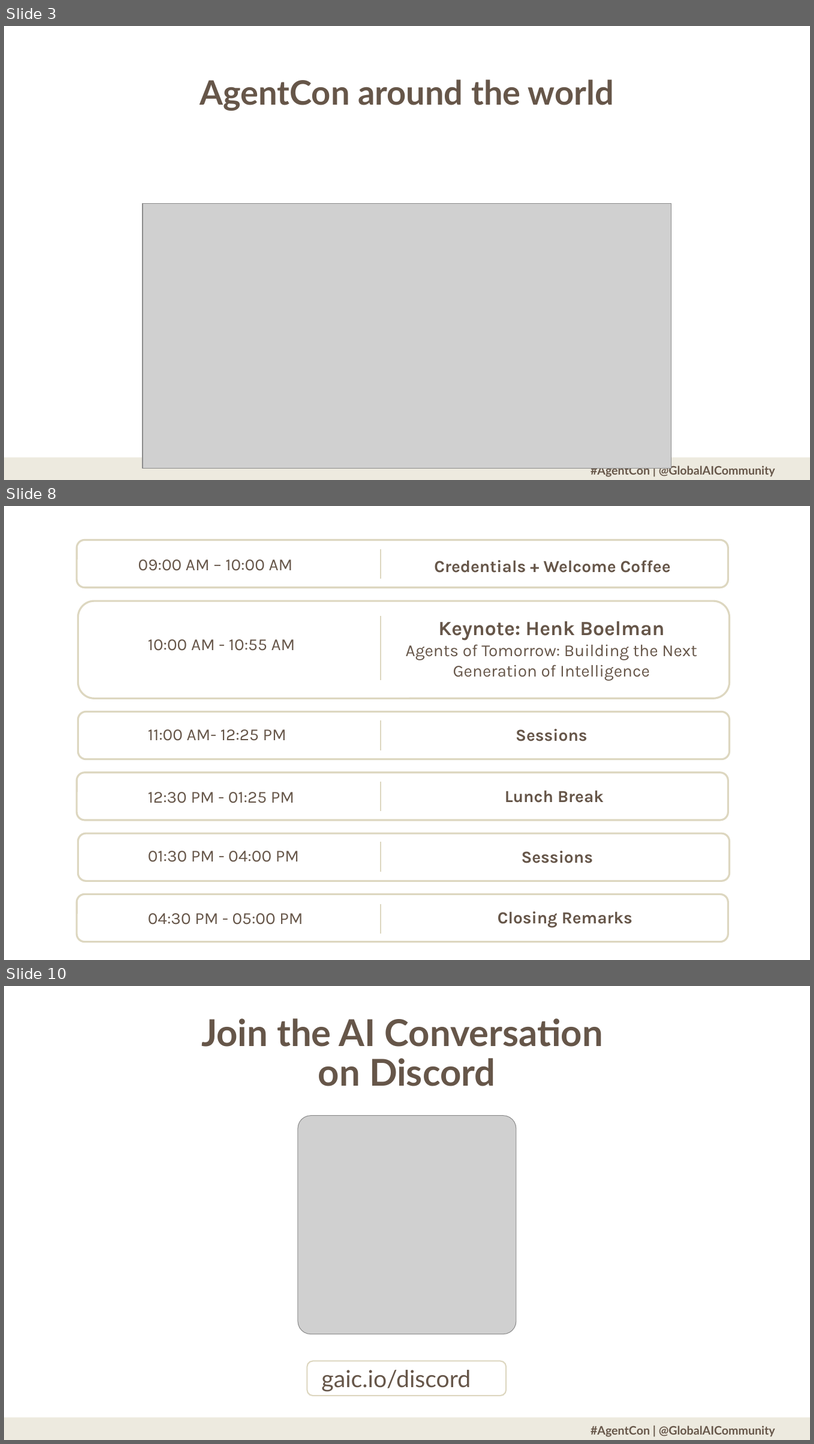
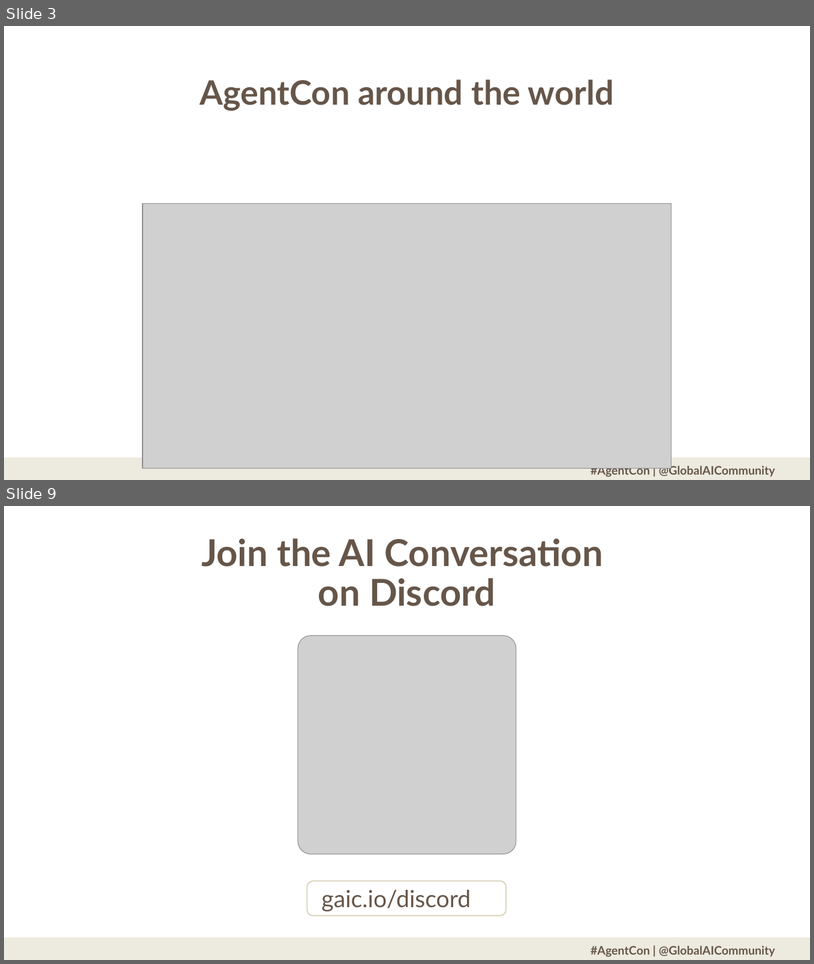
Before and after one commit to GlobalAICommunity/AgentCon, a slide deck: branding/wave-3/Utrecht/AgentCon-Opening Deck.pptx. Shown one above the other, each under a label of ours: slides 3, 8 and 10 before the commit, slides 3 and 9 after it; the slides between them are not shown. The pictures are 814x1444 and 814x964 pixels, drawn with LibreOffice and Linux fonts; fonts in the diff are those of the drawing; grey boxes stand for pictures; background and template pictures are left out. Boxes give left, top, right and bottom in pixels: in the first picture for what was removed or moved away, otherwise in the second. Text is boxed around its words. In the diff, an @@ line names an element or a change of style, - is before the commit and + after.

Commit message:
Update AgentCon opening deck (Utrecht)
Replace/update the AgentCon-Opening Deck PowerPoint under branding/wave-3/Utrecht. This is a binary PPTX file update (no textual diff); likely contains content or design changes to the opening presentation.

```diff
--- a/branding/wave-3/Utrecht/AgentCon-Opening Deck.pptx
+++ b/branding/wave-3/Utrecht/AgentCon-Opening Deck.pptx
@@ slide 8 removed at (4,506,810,960), background picture (left out) @@
@@ rounded rectangle removed at (77,540,729,588) @@
@@ text removed at (138,559,293,571) @@
-09:00 AM – 10:00 AM
@@ line removed from (381, 549) to (381, 579) @@
@@ text removed at (434,560,671,573) @@
-Credentials + Welcome Coffee
@@ rounded rectangle removed at (78,601,730,699) @@
@@ line removed from (381, 615) to (381, 680) @@
@@ text removed at (406,621,697,681) @@
-Keynote: Henk Boelman
-Agents of Tomorrow: Building the Next Generation of Intelligence
@@ text removed at (148,639,296,651) @@
-10:00 AM - 10:55 AM
@@ line removed from (381, 720) to (381, 750) @@
@@ rounded rectangle removed at (77,772,729,820) @@
@@ text removed at (148,792,294,803) @@
-12:30 PM - 01:25 PM
@@ line removed from (381, 781) to (381, 811) @@
@@ text removed at (505,790,604,802) @@
-Lunch Break
@@ group removed at (78,712,730,881): 2 texts, 2 rounded rectangles @@
-Sessions
-11:00 AM- 12:25 PM
@@ line removed from (381, 842) to (381, 871) @@
@@ text removed at (148,850,299,862) @@
-01:30 PM - 04:00 PM
@@ text removed at (522,850,594,863) @@
-Sessions
@@ rounded rectangle removed at (77,894,729,942) @@
@@ text removed at (148,913,303,924) @@
-04:30 PM - 05:00 PM
@@ line removed from (381, 904) to (381, 934) @@
@@ text removed at (498,911,633,927) @@
-Closing Remarks
@@ what was slide 10 is now slide 9 @@
```
Also in this commit, not shown: 2 slides changed.
